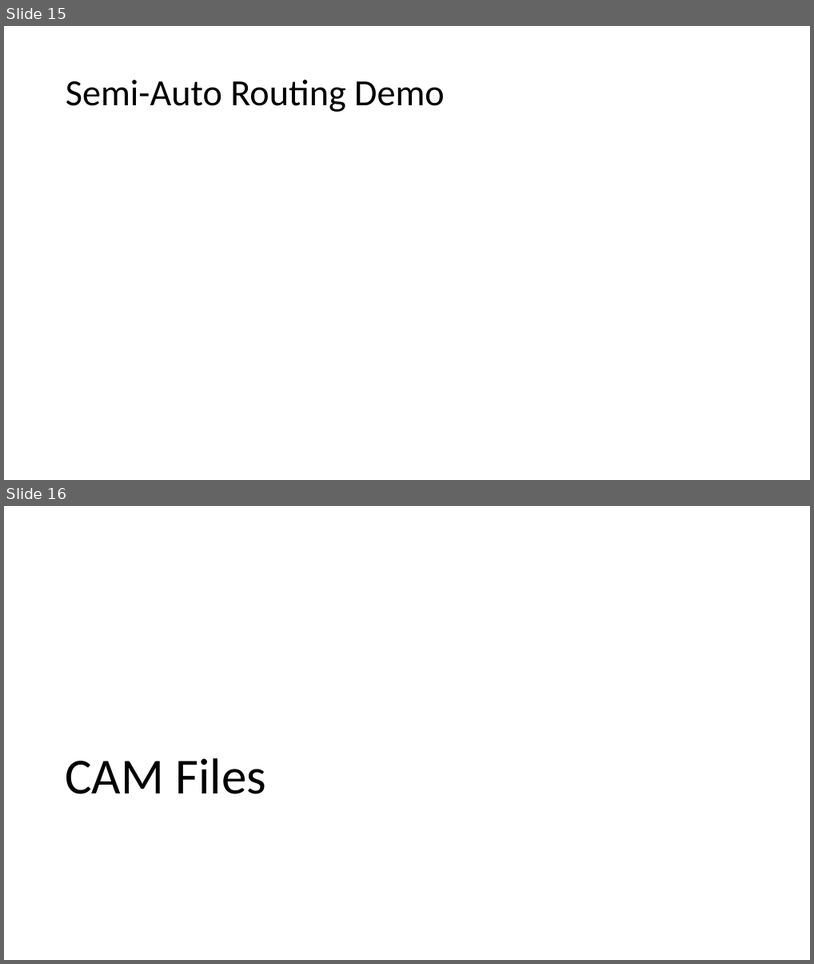
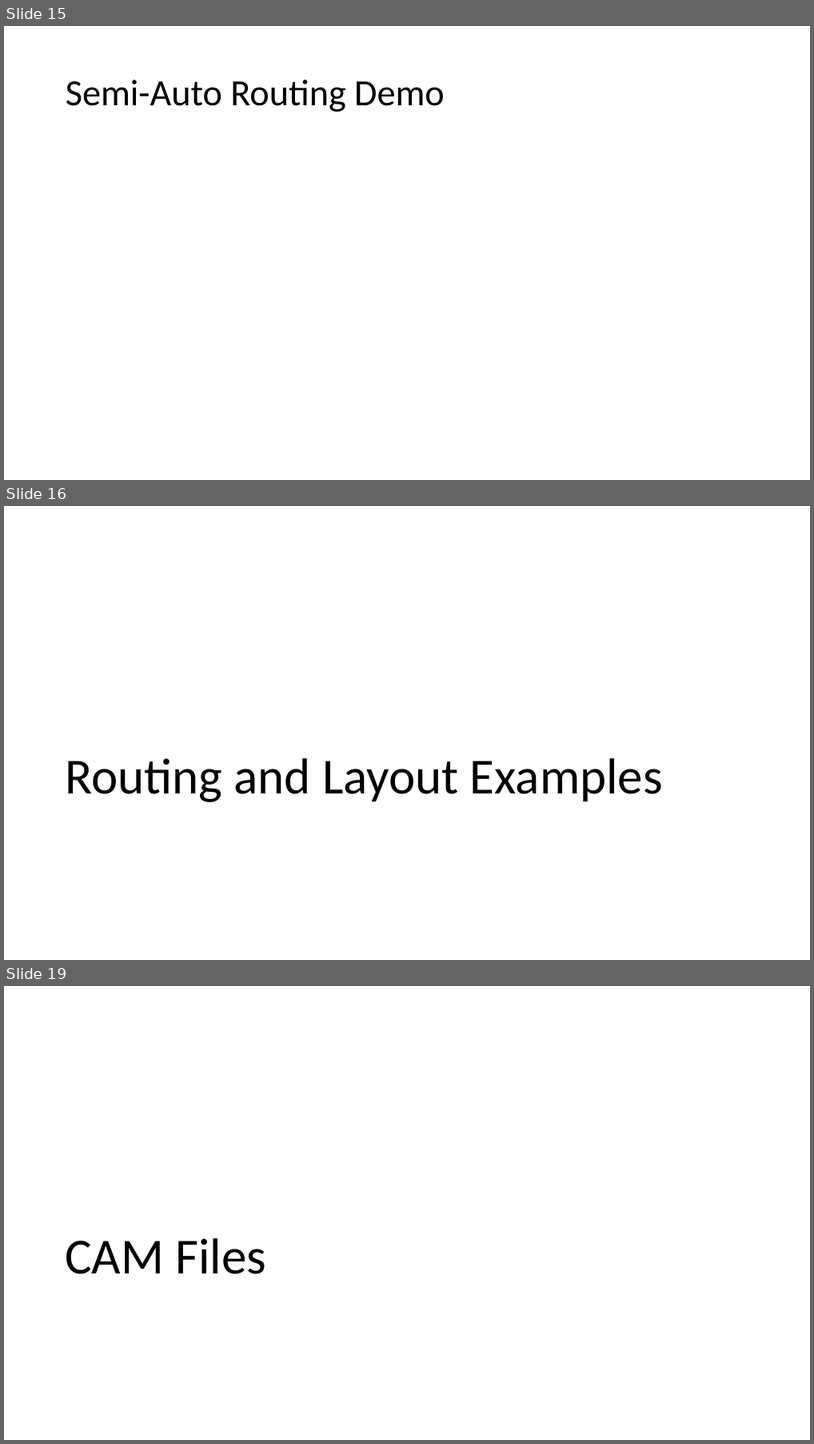
Before and after one commit to NVSL/QuadClass-Resources, a slide deck: labs/Laying-Out-The-Board/Laying-Out-The-Board.pptx. Shown one above the other, each under a label of ours: slides 15 and 16 before the commit, slides 15, 16 and 19 after it; the slides between them are not shown. The pictures are 814x964 and 814x1444 pixels, drawn with LibreOffice and Linux fonts; fonts in the diff are those of the drawing. Boxes give left, top, right and bottom in pixels: in the first picture for what was removed or moved away, otherwise in the second. Text is boxed around its words. In the diff, an @@ line names an element or a change of style, - is before the commit and + after.

```diff
--- a/labs/Laying-Out-The-Board/Laying-Out-The-Board.pptx
+++ b/labs/Laying-Out-The-Board/Laying-Out-The-Board.pptx
@@ slide 16 added at (4, 506, 810, 960), background #FFFFFF @@
@@ title added at (65, 758, 663, 802), 60 pt, text #000000 @@
+Routing and Layout Examples
@@ what was slide 16 is now slide 19 @@
```
Also in this commit, not shown: 3 other slides added, 2 other files.
